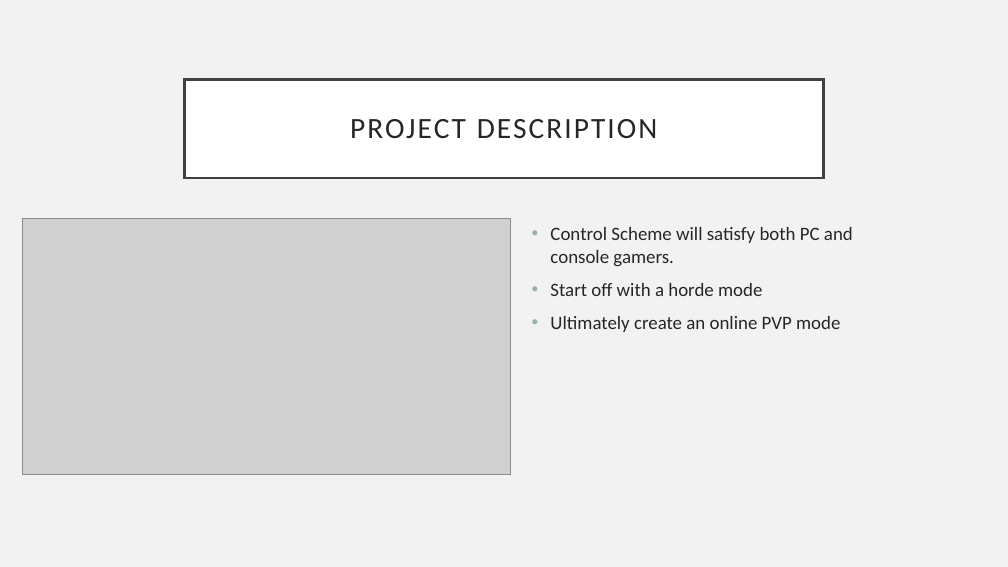
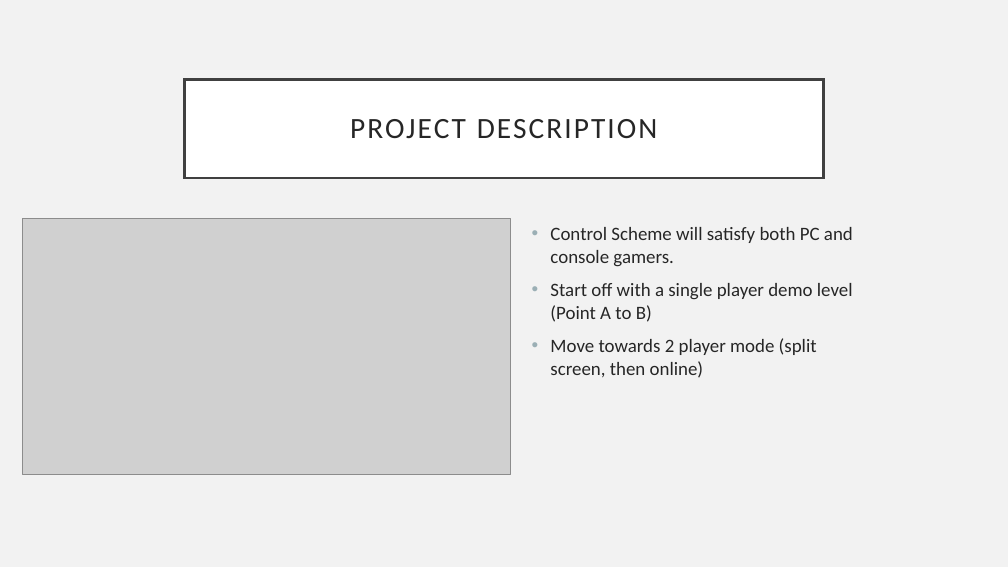
Before and after one commit to ronaldooeee/CMSI402, a slide deck: slide 3 of CMSI402 Project Proposal.pptx. Drawn at 1008x567 pixels with LibreOffice and Linux fonts; fonts in the diff are those of the drawing; grey boxes stand for pictures. Boxes give left, top, right and bottom in pixels: in the first picture for what was removed or moved away, otherwise in the second. Text is boxed around its words. In the diff, an @@ line names an element or a change of style, - is before the commit and + after.

```diff
--- a/CMSI402 Project Proposal.pptx
+++ b/CMSI402 Project Proposal.pptx
@@ text at [550, 283, 853, 378]: text changed @@
-• Start off with a horde mode
-• Ultimately create an online PVP mode
+• Start off with a single player demo level (Point A to B)
+• Move towards 2 player mode (split screen, then online)
```
Also in this commit, not shown: 3 other slides changed.
